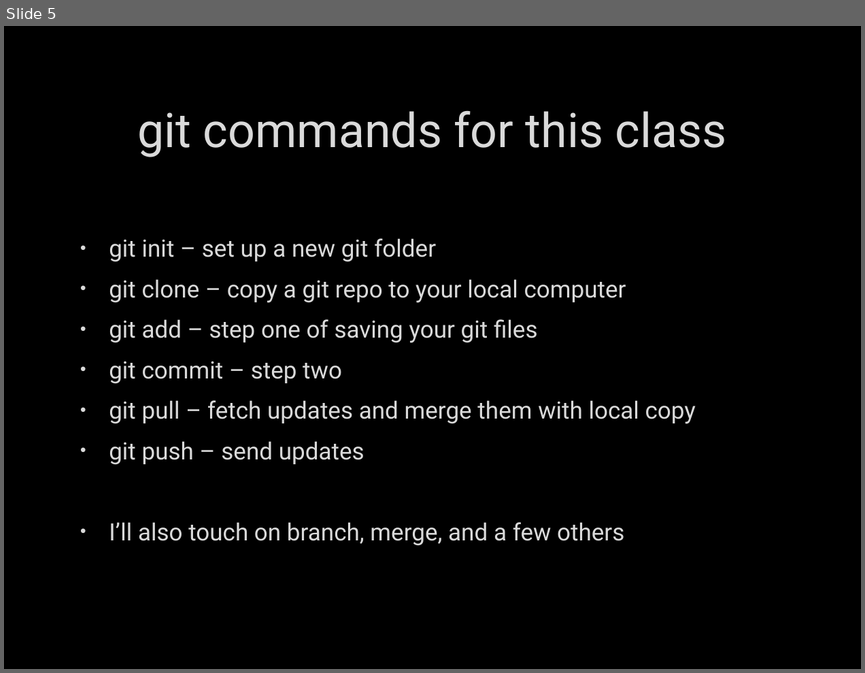
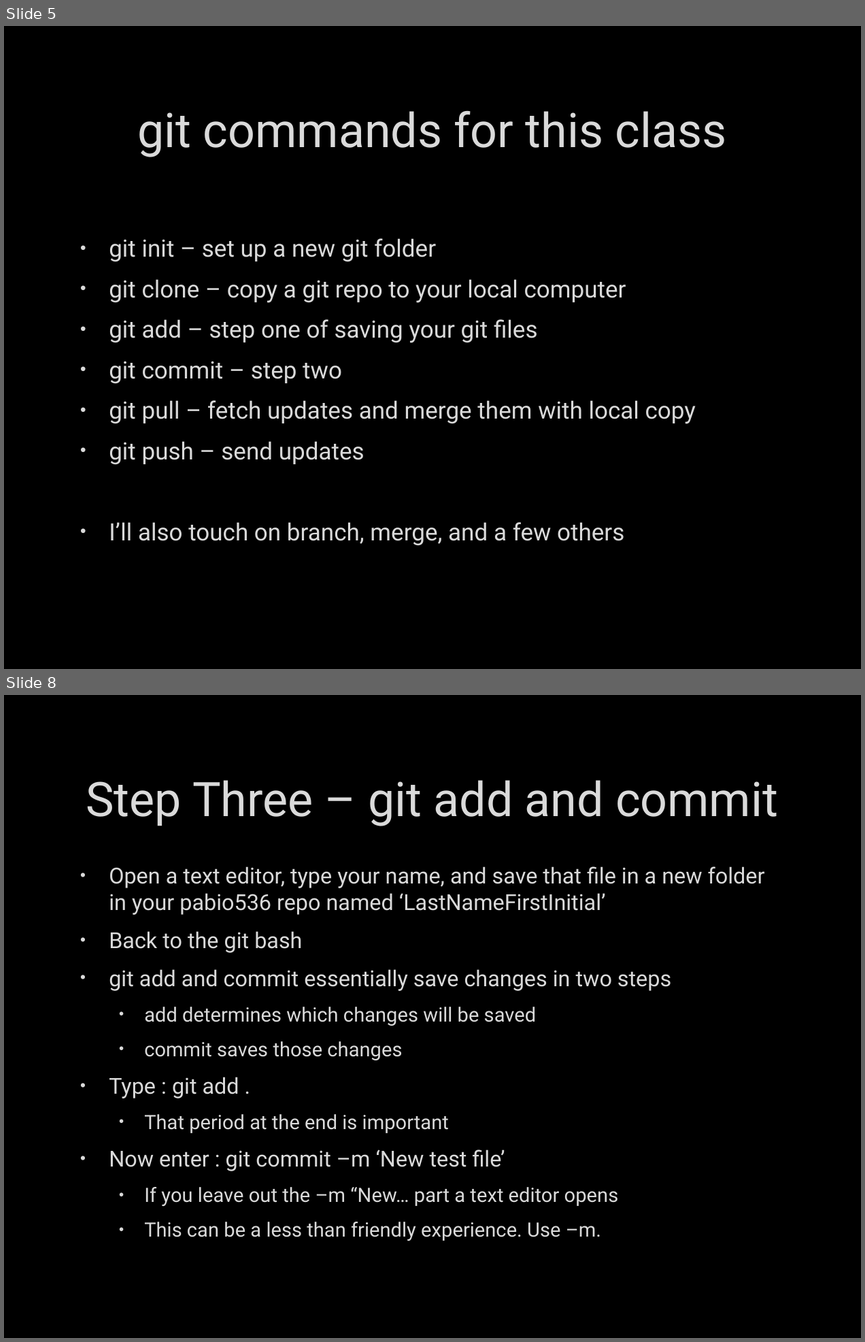
Before and after one commit to fdmast/Pabio536, a slide deck: C1_Introduction/ClassOne.GithubIntro.pptx. Shown one above the other, each under a label of ours: slide 5 before the commit, slides 5 and 8 after it; the slides between them are not shown. The pictures are 865x673 and 865x1342 pixels, drawn with LibreOffice and Linux fonts; fonts in the diff are those of the drawing; background and template pictures are left out. Boxes give left, top, right and bottom in pixels: in the first picture for what was removed or moved away, otherwise in the second. Text is boxed around its words. In the diff, an @@ line names an element or a change of style, - is before the commit and + after.

```diff
--- a/C1_Introduction/ClassOne.GithubIntro.pptx
+++ b/C1_Introduction/ClassOne.GithubIntro.pptx
@@ slide 8 added at bbox=[4, 695, 861, 1338], background picture (left out) @@
@@ title added at bbox=[86, 780, 778, 826], 40 pt, text #DADADA @@
+Step Three – git add and commit
@@ text added at bbox=[109, 866, 765, 1240], 18.5 pt, text #DADADA @@
+• Open a text editor, type your name, and save that file in a new folder in your pabio536 repo named ‘LastNameFirstInitial’
+• Back to the git bash
+• git add and commit essentially save changes in two steps
+  • add determines which changes will be saved
+  • commit saves those changes
+• Type : git add .
+  • That period at the end is important
+• Now enter : git commit –m ‘New test file’
+  • If you leave out the –m “New… part a text editor opens
+  • This can be a less than friendly experience. Use –m.
```
Also in this commit, not shown: 1 slide changed, 8 other slides added, 7 other files.
